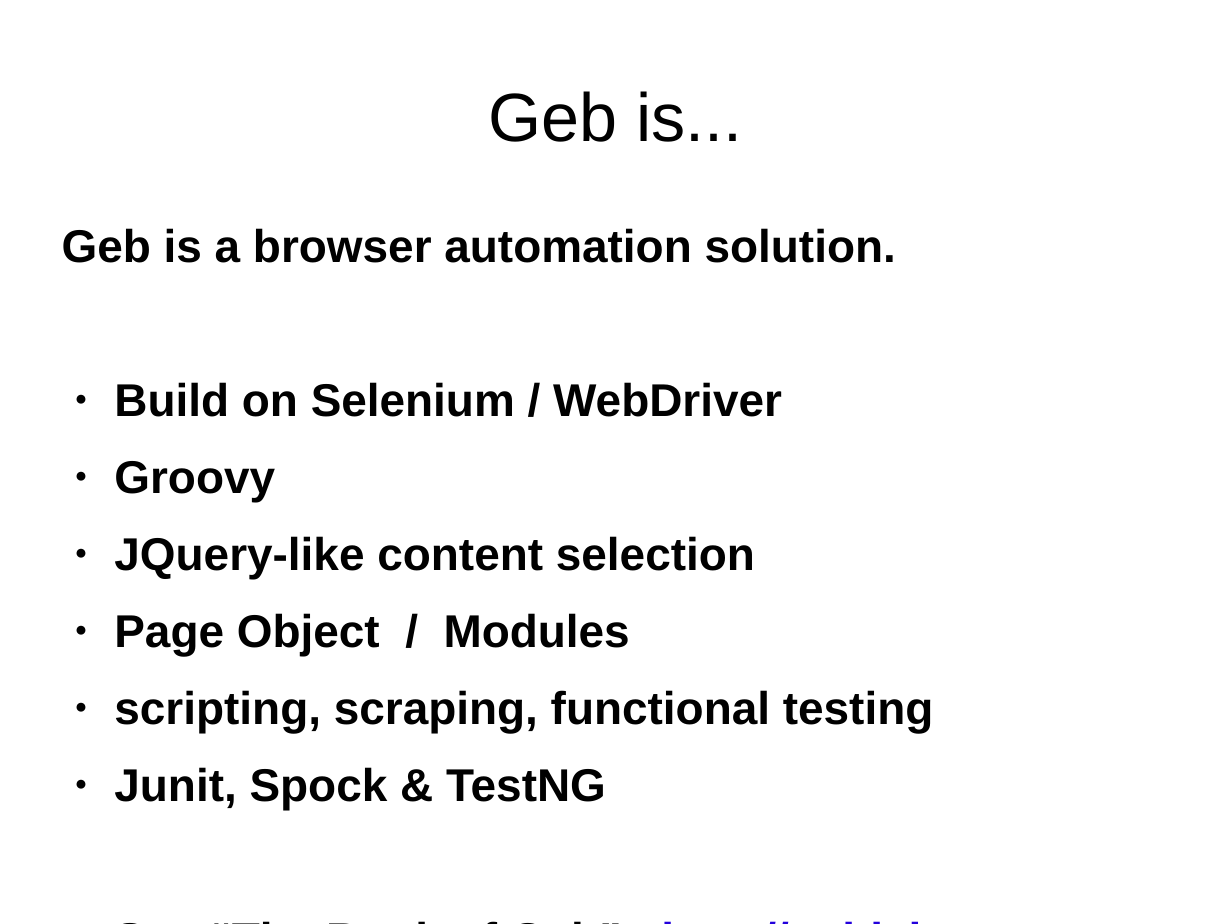
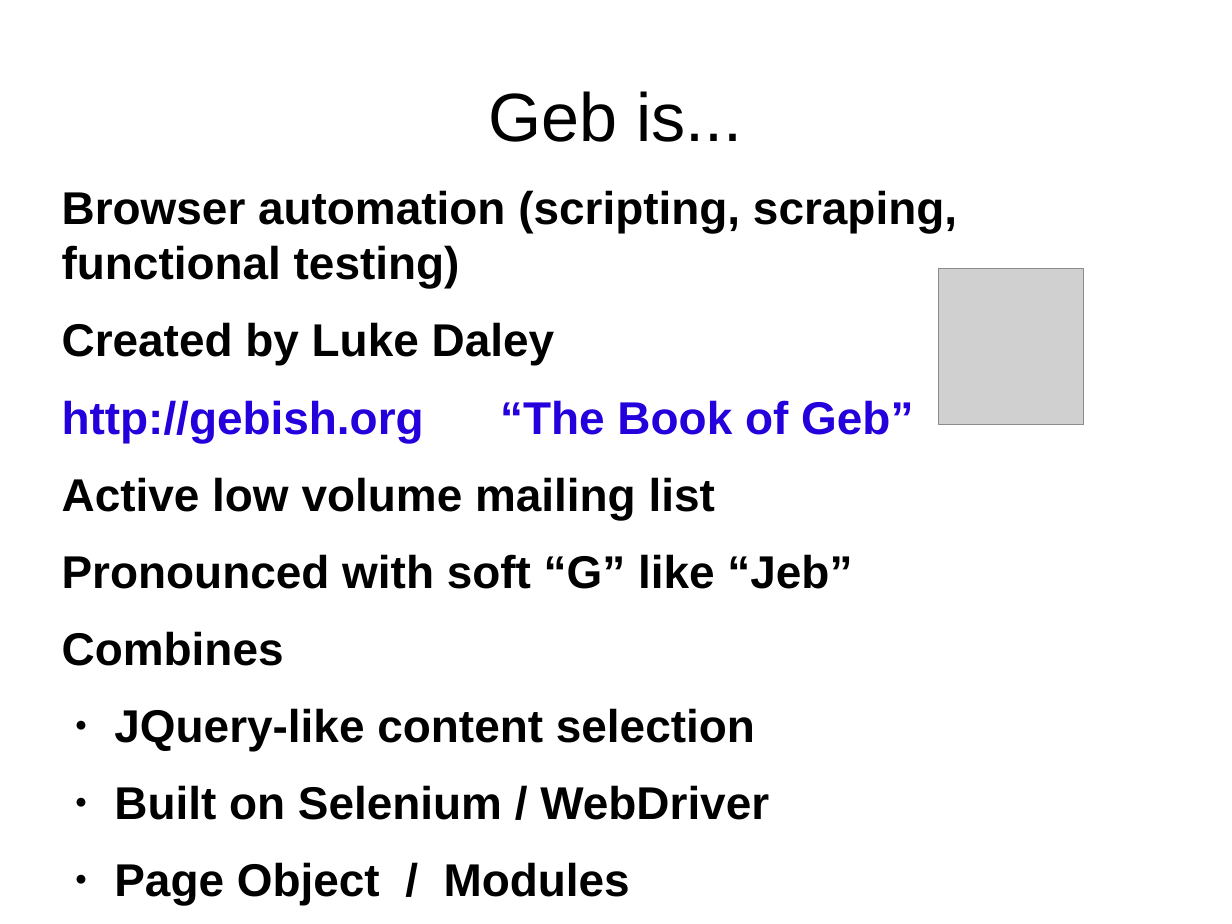
Before and after one commit to bherrmann7/simple-geb, a slide deck: slide 12 of talk/talk.odp (slide 11 before the commit). Drawn at 1232x924 pixels with LibreOffice and Linux fonts; fonts in the diff are those of the drawing; grey boxes stand for pictures. Boxes give left, top, right and bottom in pixels: in the first picture for what was removed or moved away, otherwise in the second. Text is boxed around its words. In the diff, an @@ line names an element or a change of style, - is before the commit and + after.

```diff
--- a/talk/talk.odp
+++ b/talk/talk.odp
@@ text "Browser automation (scripting, scraping, functional ...": place and size @@
-text "Browser automation (scripting, scraping, functional ..." at (62, 228, 934, 810)
+text "Browser automation (scripting, scraping, functional ..." at (62, 190, 957, 820)
@@ text at (62, 190, 957, 666): text changed @@
-Geb is a browser automation solution.
-● Build on Selenium / WebDriver
-● Groovy
+Browser automation (scripting, scraping, functional testing)
+Created by Luke Daley
+http://gebish.org “The Book of Geb”
+Active low volume mailing list
+Pronounced with soft “G” like “Jeb”
+Combines
@@ picture added at (939, 268, 1084, 425) @@
@@ text at (114, 690, 934, 810): paragraphs removed @@
-● scripting, scraping, functional testing
-● Junit, Spock & TestNG
-See “The Book of Geb” http://gebish.org
@@ text at (114, 785, 769, 820): paragraph added @@
+● Built on Selenium / WebDriver
```
Also in this commit, not shown: 6 other slides changed, 3 slides added, 1 slide removed, 4 other files.
